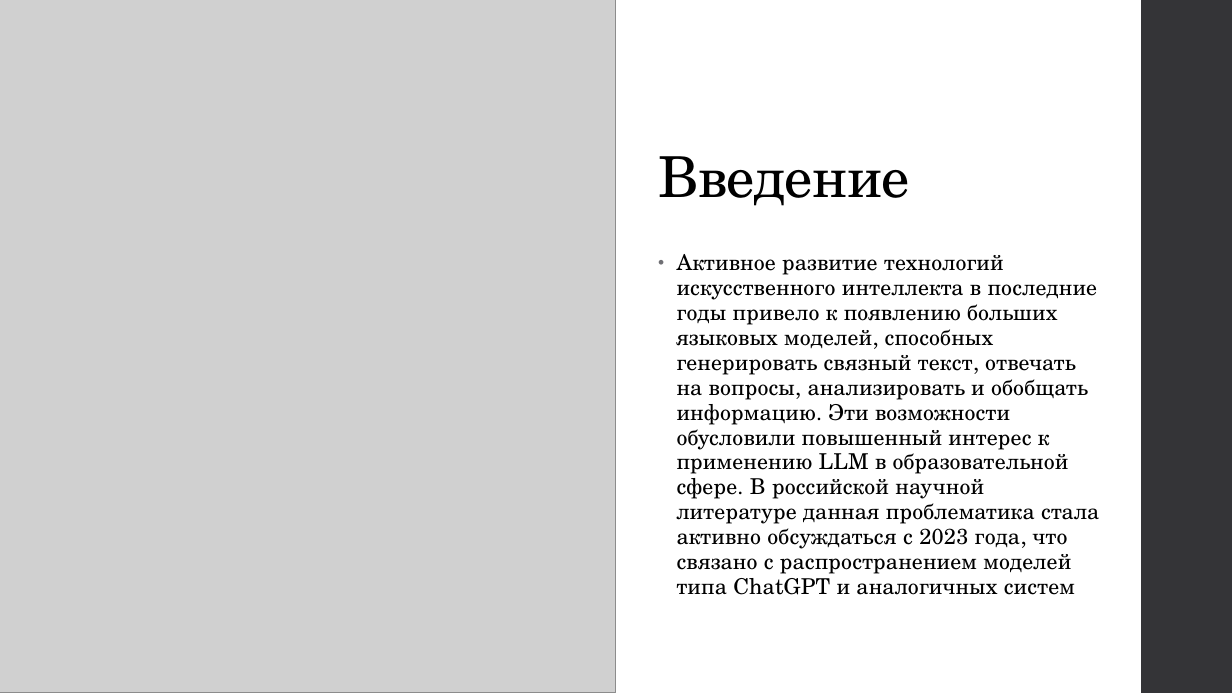
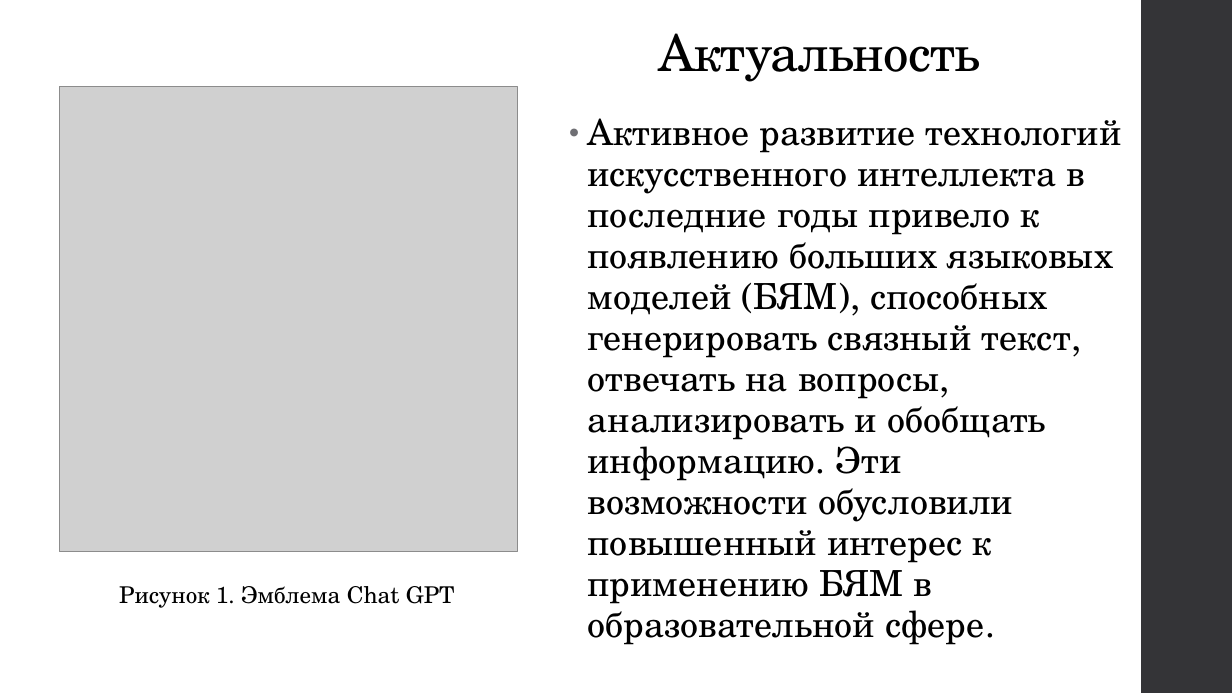
Before and after one commit to AknasMacefg/ITiABD, a slide deck: slide 2 of Курс 3/УНС/ИД23-1_Маслов_АН_УНС.pptx. Drawn at 1232x693 pixels with LibreOffice and Linux fonts; fonts in the diff are those of the drawing; grey boxes stand for pictures. Boxes give left, top, right and bottom in pixels: in the first picture for what was removed or moved away, otherwise in the second. Text is boxed around its words. In the diff, an @@ line names an element or a change of style, - is before the commit and + after.

Commit message:
77yt

```diff
--- a/Курс 3/УНС/ИД23-1_Маслов_АН_УНС.pptx
+++ b/Курс 3/УНС/ИД23-1_Маслов_АН_УНС.pptx
@@ title at box(658, 33, 980, 82): text changed; size 44 to 39.6 pt @@
-Введение
+Актуальность
@@ picture: place and size @@
-picture at box(0, 0, 616, 693)
+picture at box(59, 87, 518, 552)
@@ text at box(588, 118, 1122, 645): text changed; size 17 to 28 pt @@
-• Активное развитие технологий искусственного интеллекта в последние годы привело к появлению больших языковых моделей, способных генерировать связный текст, отвечать на вопросы, анализировать и обобщать информацию. Эти возможности обусловили повышенный интерес к применению LLM в образовательной сфере. В российской научной литературе данная проблематика стала активно обсуждаться с 2023 года, что связано с распространением моделей типа ChatGPT и аналогичных систем
+• Активное развитие технологий искусственного интеллекта в последние годы привело к появлению больших языковых моделей (БЯМ), способных генерировать связный текст, отвечать на вопросы, анализировать и обобщать информацию. Эти возможности обусловили повышенный интерес к применению БЯМ в образовательной сфере.
@@ text added at box(119, 586, 455, 608), 18 pt, text #000000 @@
+Рисунок 1. Эмблема Chat GPT
```
Also in this commit, not shown: 4 other slides changed, 4 slides added, 1 slide removed.
